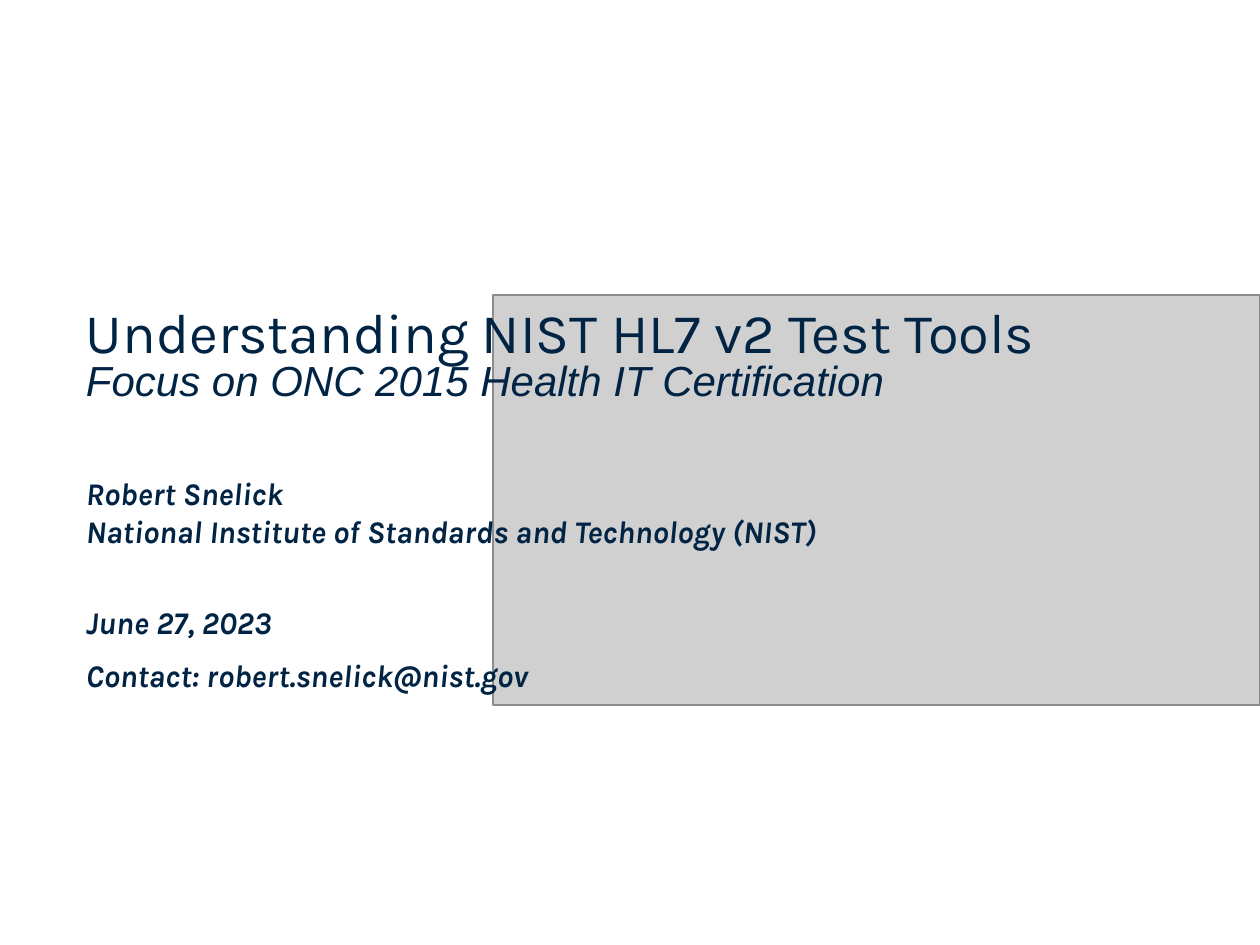
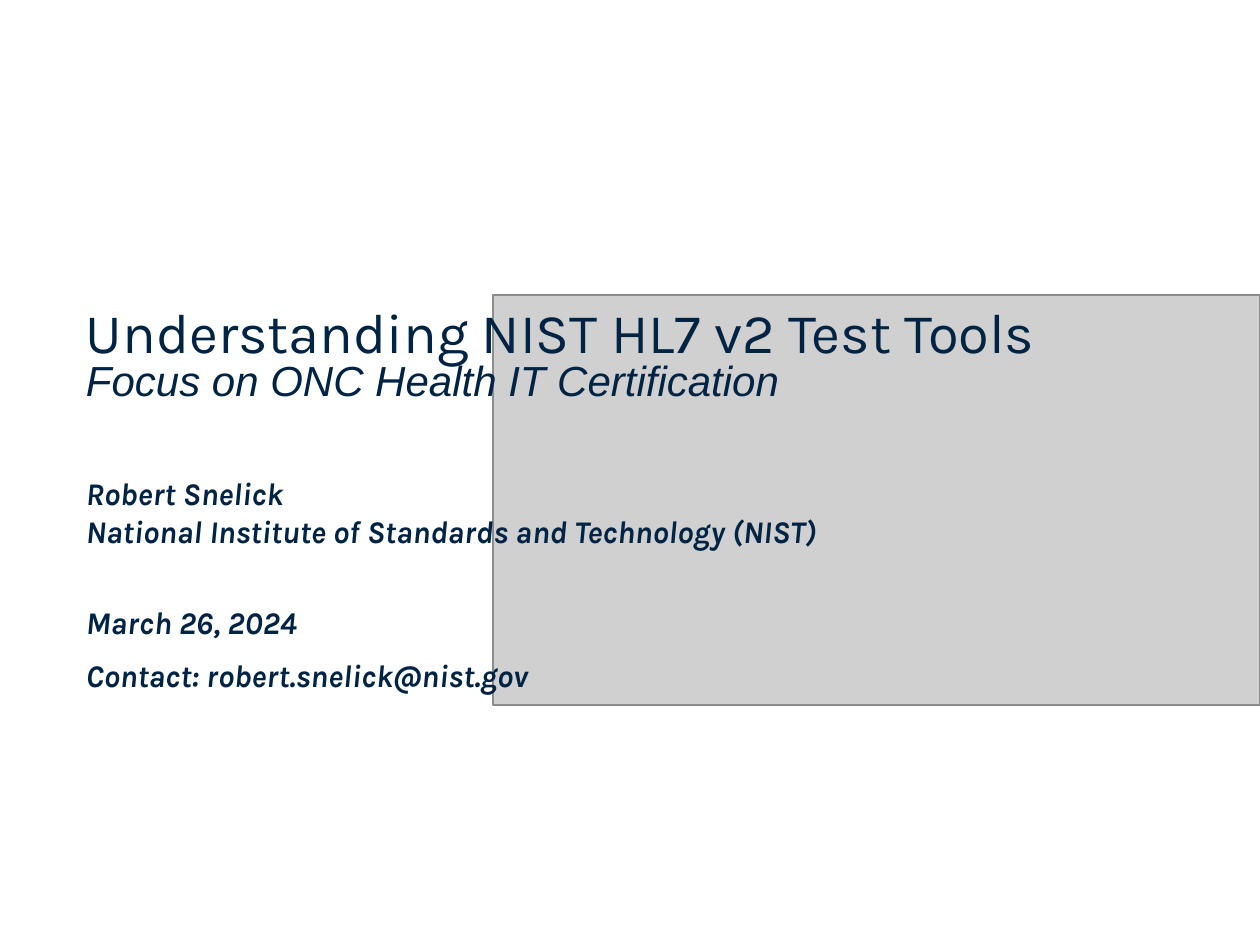
Before and after one commit to usnistgov/hit-iz-tool, a slide deck: slide 1 of hit-iz-resource/src/main/resources/Documentation/UserDocs/app/NIST-HL7v2-Understanding-Validation.pptx. Drawn at 1260x945 pixels with LibreOffice and Linux fonts; fonts in the diff are those of the drawing; grey boxes stand for pictures; background and template pictures are left out. Boxes give left, top, right and bottom in pixels: in the first picture for what was removed or moved away, otherwise in the second. Text is boxed around its words. In the diff, an @@ line names an element or a change of style, - is before the commit and + after.

```diff
--- a/hit-iz-resource/src/main/resources/Documentation/UserDocs/app/NIST-HL7v2-Understanding-Validation.pptx
+++ b/hit-iz-resource/src/main/resources/Documentation/UserDocs/app/NIST-HL7v2-Understanding-Validation.pptx
@@ text at bbox=[86, 363, 779, 405]: text changed @@
-Focus on ONC 2015 Health IT Certification
+Focus on ONC Health IT Certification
@@ text at bbox=[86, 612, 296, 638]: text changed @@
-June 27, 2023
+March 26, 2024
```
Also in this commit, not shown: 2 other slides changed, 14 other files.
